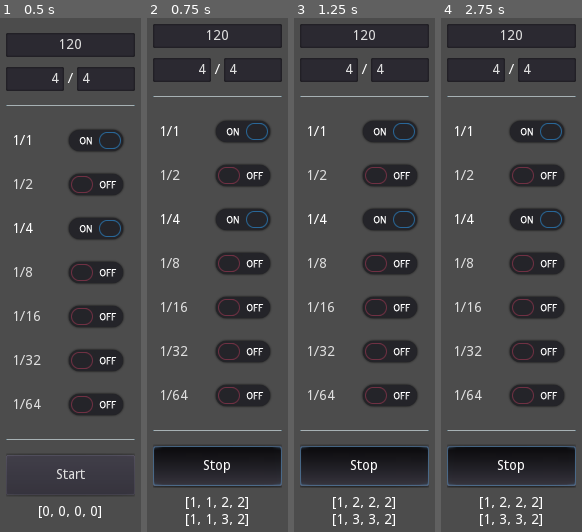
Above: before the commit, frames 1-4 (left to right).
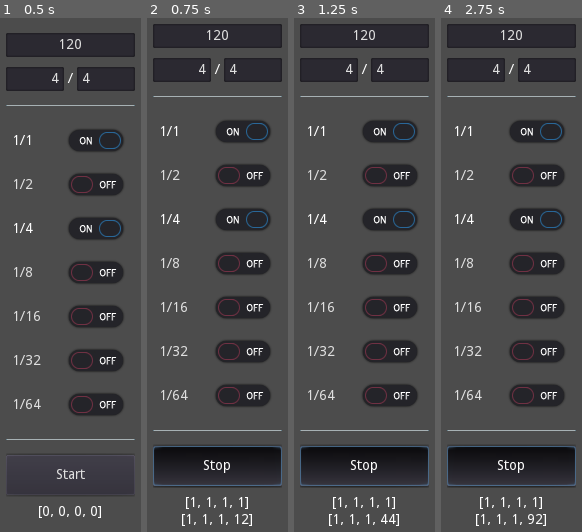
Above: after the commit, the same moments.

Repository: rezgi/Platform-Music
Game: Godot game, scene res://Main.tscn
Two runs of this game, one before a commit and one after it. Both use one fixed random seed, a clock stepped at 60 frames per second and the inputs below. The project has no main scene, so this scene is started directly.
Inputs:
- Up to frame 1 (0.5 s): no input
- Up to frame 2 (0.75 s): click "Start" at 0.5 s
- Up to frame 3 (1.25 s): no input
- Up to frame 4 (2.75 s): click "Stop" at 1.25 s; click "Start" at 2 s

Frame 1 is identical in both runs. In frame 2, 0.6% of the frame differs, in the area x 24-75%, y 93-99%; in frame 3, 0.7%; in frame 4, 0.7%.

Commit message:
Heavy refactoring due to new Metronome dictionary
- new Metronome dictionary
- updated data flow to adapt new dictionary
- find smallest subdivision according to BPM & FPS
- count_tempo() not working right now, heavy refactoring WIP

Diff:
--- a/project.godot
+++ b/project.godot
@@ -15,7 +15,7 @@
 "path": "res://tempo/Metronome.gd"
 } ]
 _global_script_class_icons={
-"Metronome": "res://tempo/tempo.png"
+"Metronome": "res://tempo/metronome.png"
 }
 
 [application]
--- a/tempo/Metronome.gd
+++ b/tempo/Metronome.gd
@@ -1,5 +1,5 @@
 extends Node
-class_name Metronome, "res://tempo/tempo.png"
+class_name Metronome, "res://tempo/metronome.png"
 
 """
 Tempo and Time algorithm, root of the rythmic design.
@@ -19,40 +19,63 @@
 onready var label := $CenterContainer/VBoxContainer/TempoDisplay
 onready var clic := $AudioStreamPlayer
 
+# Put Metronome dictionary in its own script module
 var Metronome := {
-	tempo = {
-		full = 1,
-		half = 1,
-		quart = 1,
-		eight = 1,
-		sixteenth = 1,
-		thirtysecond = 1,
-		sixtyfourth = 1,
-		hundredtwentyeight = 1
+	subdivisions = {
+		full = {
+			duration = 0.0,
+			tempo_count = 1,
+			threshold = 0
+			},
+		half = {
+			duration = 0.0,
+			tempo_count = 1,
+			threshold = 0
+			},
+		quart = {
+			duration = 0.0,
+			tempo_count = 1,
+			threshold = 0
+			},
+		eight = {
+			duration = 0.0,
+			tempo_count = 1,
+			threshold = 0
+			},
+		sixteenth = {
+			duration = 0.0,
+			tempo_count = 1,
+			threshold = 0
+			},
+		thirtysecond = {
+			duration = 0.0,
+			tempo_count = 1,
+			threshold = 0
+			},
+		sixtyfourth = {
+			duration = 0.0,
+			tempo_count = 1,
+			threshold = 0
+			},
+		hundredtwentyeight = {
+			duration = 0.0,
+			tempo_count = 1,
+			threshold = 0
+			},
 	},
-	time = {
-		full = 0.0,
-		half = 0.0,
-		quart = 0.0,
-		eight = 0.0,
-		sixteenth = 0.0,
-		thirtysecond = 0.0,
-		sixtyfourth = 0.0,
-		hundredtwentyeight = 0.0,
-		beat_duration = 0.0,
-
-		beats_per_measure = 0,
-		bar_length = 0,
+	info = {
 		bpm = 0,
-		delay = 0.0
+		beats_per_bar = 0,
+		beat_length = "",
+		delay = 0.0,
+		delta = 0.0,
+		delta_accumulator = 0.0,
+		thirty_two_accumulator = 1,
+		smallest_subdivision = ""
 	}
 }
 
-var delta_accumulator := 0.0
-var thirty_two_counter := 1
-var possible_beats := [4, 2, 8, 16, 32, 64]
 var metronome_is_on := false
-
 var measure_sound_on := false
 var half_sound_on := false
 var quart_sound_on := false
@@ -76,102 +99,92 @@
 ## INPUT
 
 func check_inputs(time_input: Dictionary) -> bool:
-	var beat_is_ok = false
-	for i in possible_beats:
-		if time_input.beat_input == i:
-			beat_is_ok = true
-
-	if time_input.bpm_input and time_input.bar_input and time_input.beat_input and beat_is_ok:
+	var check_status = false
+
+	# array of possible beat signature types, power of 2's
+	for i in [4, 2, 8, 16, 32, 64]:
+		if time_input.beat_length == i: check_status = true
+
+	if time_input.bpm and time_input.beats_per_bar and time_input.beat_length and check_status:
 		return true
 	else: return false
 
-func getset_tempo_data(time_input) -> Dictionary:
-	Metronome.tempo.beats_per_measure = time_input.bar_input
-	Metronome.tempo.bar_length = time_input.beat_input
-	Metronome.tempo.bpm = time_input.bpm_input
-	Metronome.time = durations_to_tempo_subdivisions(bpm_and_time_signature_to_durations(time_input))
-	return Metronome
+func set_tempo_data(time_input) -> void:
+	Metronome.info.bpm = time_input.bpm
+	Metronome.info.beats_per_bar = time_input.beats_per_bar
+	Metronome.info.beat_length = str("1/", time_input.beat_length)
+	beat_duration_to_subdivisions_duration(time_signature_to_beat_duration(time_input))
+	Metronome.info.smallest_subdivision = find_smallest_subdivision(Metronome.subdivisions)
+	Metronome.info.delta = get_physics_process_delta_time()
 
 ## ALGORITHM
 
-func bpm_and_time_signature_to_durations(time_input: Dictionary) -> float:
-	return (60.0 / float(time_input.bpm_input)) * (4.0 / float(time_input.beat_input))
-
-func durations_to_tempo_subdivisions(beat_duration: float) -> Dictionary:
-	var d = {}
-	d.full = beat_duration * Metronome.tempo.beats_per_measure
-	d.half = beat_duration * 2
-	d.quart = beat_duration
-	d.eight = d.quart / 2.0
-	d.sixteenth = d.eight / 2.0
-	d.thirtysecond = d.sixteenth / 2.0
-	d.sixtyfourth = d.thirtysecond / 2.0
-	d.hundredtwentyeight = d.sixtyfourth / 2.0
-	d.beat_duration = beat_duration
-	return d
+func time_signature_to_beat_duration(tempo_data: Dictionary) -> float:
+	return (60.0 / float(tempo_data.bpm)) * (4.0 / float(tempo_data.beat_length))
+
+func beat_duration_to_subdivisions_duration(beat_duration: float) -> void:
+	var d = Metronome.subdivisions
+
+	d.full.duration = beat_duration * Metronome.info.beats_per_bar
+	d.half.duration = beat_duration * 2
+
+	d.quart.duration = beat_duration
+	d.quart.threshold = Metronome.info.beats_per_bar
+
+	d.eight.duration = d.quart.duration / 2.0
+	d.eight.threshold = 4
+
+	d.sixteenth.duration = d.eight.duration / 2.0
+	d.sixteenth.threshold = 4
+
+	d.thirtysecond.duration = d.sixteenth.duration / 2.0
+	d.thirtysecond.threshold = 4
+
+	d.sixtyfourth.duration = d.thirtysecond.duration / 2.0
+	d.sixtyfourth.threshold = 4
+
+	d.hundredtwentyeight.duration = d.sixtyfourth.duration / 2.0
+	d.hundredtwentyeight.threshold = 2
+
+func find_smallest_subdivision(metronome_subdivisions: Dictionary) -> String:
+	var delta := get_physics_process_delta_time()
+	var smallest_subdivision := ""
+
+	if metronome_subdivisions.hundredtwentyeight.duration >= delta:
+		smallest_subdivision = "hundredtwentyeight"
+	elif metronome_subdivisions.sixtyfourth.duration >= delta:
+		smallest_subdivision = "sixtyfourth"
+	elif metronome_subdivisions.sixteenth.duration >= delta:
+		smallest_subdivision = "sixteenth"
+
+	return smallest_subdivision
+
+#func tempo_iterator():
+	# if subdivision[i].counter > subdivision[i].threshold:
+	#	subdivision[i + 2].counter += 1
+	#	subdivision[i].counter = 1
+	#	play_metronome(subdivision[i].play_settings)
 
 func count_tempo() -> void:
-	# adapt to FPS & BPM : if 1/128 < delta, test 1/64, if still smaller, use 1/16 counting
-	# get m.time smallest subdivision after checking FPS
-	# get m.time.delay
-	# then use only m.tempo in function
-	# add for each subdivision its threshold and play arguments
-	# add smallest name in m.tempo
-	# how to do with thirty_two_counter ?
-
-	delta_accumulator += get_physics_process_delta_time()
-	var m = Metronome
-
-	if delta_accumulator >= m.time.hundredtwentyeight:
-
-		m.time.delay = delta_accumulator - m.time.hundredtwentyeight
-		delta_accumulator = 0.0 + m.time.delay
-
-		m.tempo.hundredtwentyeight += 1
-		thirty_two_counter += 1
-
-		# for i in subdivision:
-			# count(subdivision):
-			# if subdivision[i].counter > subdivision[i].threshold:
-			#	subdivision[i + 2].counter += 1
-			#	subdivision[i].counter = 1
-			#	play_metronome(subdivision[i].play)
-
-		# if delta < m.time.hundredtwentyeight:
-		#	smallest = m.time.hundredtwentyeight
-		# elif delta < m.time.sixtyfourth:
-		#	smallest = m.time.sixtyfourth
-		# else: smallest = m.time.sixteenth
-
-		if m.tempo.hundredtwentyeight > 2:
-			m.tempo.sixtyfourth += 1
-			m.tempo.hundredtwentyeight = 1
-			play_metronome(sixtyfourth_sound_on, 12, -12)
-		if thirty_two_counter > 4:
-			m.tempo.thirtysecond += 1
-			thirty_two_counter = 1
-			play_metronome(thirtysecond_sound_on, 10, -10)
-		if m.tempo.sixtyfourth > 4:
-			m.tempo.sixteenth += 1
-			m.tempo.sixtyfourth = 1
-			play_metronome(sixteenth_sound_on, 8, -8)
-		if m.tempo.thirtysecond > 4:
-			m.tempo.eight += 1
-			m.tempo.thirtysecond = 1
-			play_metronome(eight_sound_on, 6, -6)
-		if m.tempo.sixteenth > 4:
-			m.tempo.quart += 1
-			m.tempo.sixteenth = 1
-			play_metronome(quart_sound_on, 4, -4)
-		if m.tempo.eight > 4:
-			m.tempo.half += 1
-			m.tempo.eight = 1
-			play_metronome(half_sound_on, 2, -2)
-		if m.tempo.quart > m.tempo.beats_per_measure:
-			m.tempo.full += 1
-			m.tempo.quart = 1
-			m.tempo.half = 1
-			play_metronome(measure_sound_on, 1, 0)
+	# get smallest_subdivision index for array incrementations (i+2)
+	# Metronome.subdivisions.values()[0].tempo_count, how to get index from name
+	# or maybe don't get name but index in find_smallest_subdivision
+
+	var m = Metronome.info
+	var smallest_subdivision = Metronome.subdivisions[m.smallest_subdivision]
+	m.delta_accumulator += m.delta
+
+	if m.delta_accumulator >= smallest_subdivision.duration:
+
+		m.delay = m.delta_accumulator - smallest_subdivision.duration
+		m.delta_accumulator = 0.0 + m.delay
+
+		smallest_subdivision.tempo_count += 1
+		m.thirty_two_accumulator += 1
+
+		if smallest_subdivision.tempo_count > smallest_subdivision.threshold:
+			print('up')
+
 
 # TOOLS
 
@@ -184,7 +197,7 @@
 func stop_metronome() -> void:
 	metronome_is_on = false
 	set_physics_process(false)
-	reset_metronome()
+#	reset_metronome()
 
 func reset_metronome() -> void:
 	for key in Metronome.tempo:
@@ -193,8 +206,6 @@
 		Metronome.time[key] = 0.0
 
 func play_metronome(is_on: bool, pitch: float, volume: float) -> void:
-	# take an named enum or dict for clearer arguments
-	# move this function to the UI section and module
 	if is_on:
 		clic.pitch_scale = pitch
 		clic.volume_db = volume
@@ -204,17 +215,17 @@
 	var array := []
 	if type == "primary":
 		array = [
-			Metronome.tempo.values()[0],
-			Metronome.tempo.values()[2],
-			Metronome.tempo.values()[4],
-			Metronome.tempo.values()[6]
+			Metronome.subdivisions.values()[0].tempo_count,
+			Metronome.subdivisions.values()[2].tempo_count,
+			Metronome.subdivisions.values()[4].tempo_count,
+			Metronome.subdivisions.values()[6].tempo_count
 		]
 	elif type == "secondary":
 		array = [
-			Metronome.tempo.values()[1],
-			Metronome.tempo.values()[3],
-			Metronome.tempo.values()[5],
-			Metronome.tempo.values()[7]
+			Metronome.subdivisions.values()[1].tempo_count,
+			Metronome.subdivisions.values()[3].tempo_count,
+			Metronome.subdivisions.values()[5].tempo_count,
+			Metronome.subdivisions.values()[7].tempo_count
 		]
 	return array
 
@@ -234,14 +245,13 @@
 	if button_pressed:
 
 		var time_input := {
-			bpm_input = int(bpm_text_input.text),
-			bar_input = int(bar_signature.text),
-			beat_input = int(beat_signature.text)
+			bpm = int(bpm_text_input.text),
+			beats_per_bar = int(bar_signature.text),
+			beat_length = int(beat_signature.text)
 		}
 
 		if check_inputs(time_input):
-# warning-ignore:return_value_discarded
-			getset_tempo_data(time_input)
+			set_tempo_data(time_input)
 			start_metronome()
 			btn.text = "Stop"
 		else:
@@ -273,3 +283,69 @@
 
 func _on_check_sixtyfourth_toggled(button_pressed: bool) -> void:
 	sixtyfourth_sound_on = button_pressed
+
+
+#func count_tempo() -> void:
+#	# adapt to FPS & BPM : if 1/128 < delta, test 1/64, if still smaller, use 1/16 counting
+#	# get m.time smallest subdivision after checking FPS
+#	# get m.time.delay
+#	# then use only m.tempo in function
+#	# add for each subdivision its threshold and play arguments
+#	# add smallest name in m.tempo
+#	# how to do with thirty_two_counter ?
+#
+#	delta_accumulator += get_physics_process_delta_time()
+#	var m = Metronome
+##	m.time[m.time.smallest_subdivision]
+#
+#	if delta_accumulator >= m.time.hundredtwentyeight:
+#		# replace m.time.hundredtwentyeight by smallest_subdivision
+#
+#		m.time.delay = delta_accumulator - m.time.hundredtwentyeight
+#		delta_accumulator = 0.0 + m.time.delay
+#
+#		m.tempo.hundredtwentyeight += 1
+#		thirty_two_counter += 1
+#
+#		# for i in subdivision:
+#			# count(subdivision):
+#			# if subdivision[i].counter > subdivision[i].threshold:
+#			#	subdivision[i + 2].counter += 1
+#			#	subdivision[i].counter = 1
+#			#	play_metronome(subdivision[i].play)
+#
+#		# if delta < m.time.hundredtwentyeight:
+#		#	smallest = m.time.hundredtwentyeight
+#		# elif delta < m.time.sixtyfourth:
+#		#	smallest = m.time.sixtyfourth
+#		# else: smallest = m.time.sixteenth
+#
+#		if m.tempo.hundredtwentyeight > 2:
+#			m.tempo.sixtyfourth += 1
+#			m.tempo.hundredtwentyeight = 1
+#			play_metronome(sixtyfourth_sound_on, 12, -12)
+#		if thirty_two_counter > 4:
+#			m.tempo.thirtysecond += 1
+#			thirty_two_counter = 1
+#			play_metronome(thirtysecond_sound_on, 10, -10)
+#		if m.tempo.sixtyfourth > 4:
+#			m.tempo.sixteenth += 1
+#			m.tempo.sixtyfourth = 1
+#			play_metronome(sixteenth_sound_on, 8, -8)
+#		if m.tempo.thirtysecond > 4:
+#			m.tempo.eight += 1
+#			m.tempo.thirtysecond = 1
+#			play_metronome(eight_sound_on, 6, -6)
+#		if m.tempo.sixteenth > 4:
+#			m.tempo.quart += 1
+#			m.tempo.sixteenth = 1
+#			play_metronome(quart_sound_on, 4, -4)
+#		if m.tempo.eight > 4:
+#			m.tempo.half += 1
+#			m.tempo.eight = 1
+#			play_metronome(half_sound_on, 2, -2)
+#		if m.tempo.quart > m.tempo.beats_per_measure:
+#			m.tempo.full += 1
+#			m.tempo.quart = 1
+#			m.tempo.half = 1
+#			play_metronome(measure_sound_on, 1, 0)
Renamed: tempo/tempo.png -> tempo/metronome.png
Not shown, changed: TODO.md
